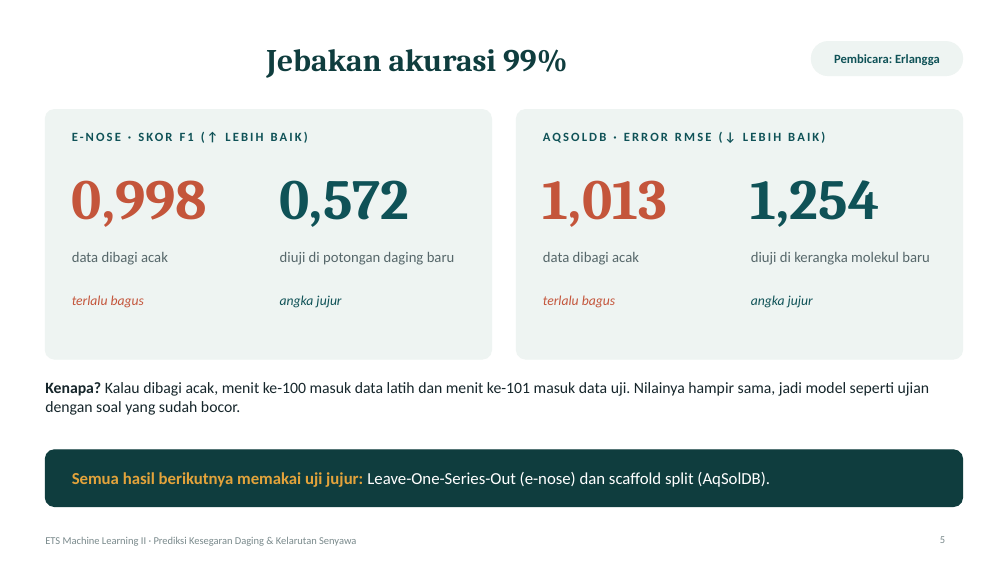
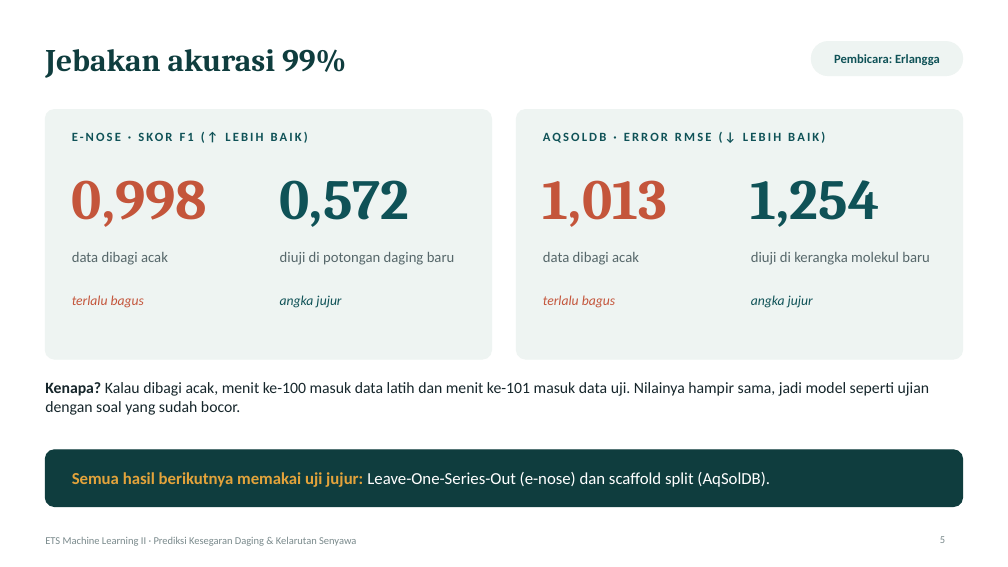
Before and after one commit to MuhammadErlanggaKurniawan/ets-ml2-kelompok, a slide deck: slide 5 of deck/ETS_ML2_Presentasi.pptx. Drawn at 1008x567 pixels with LibreOffice and Linux fonts; fonts in the diff are those of the drawing. Boxes give left, top, right and bottom in pixels: in the first picture for what was removed or moved away, otherwise in the second. Text is boxed around its words. In the diff, an @@ line names an element or a change of style, - is before the commit and + after.

Commit message:
fix(deck): left-aligned titles, title slide spacing and text fixes from Google Slides QA

```diff
--- a/deck/ETS_ML2_Presentasi.pptx
+++ b/deck/ETS_ML2_Presentasi.pptx
@@ title "Jebakan akurasi 99%" at [45,49,346,78]: alignment centre to left @@
```
Also in this commit, not shown: 12 other slides changed, 2 other files.
